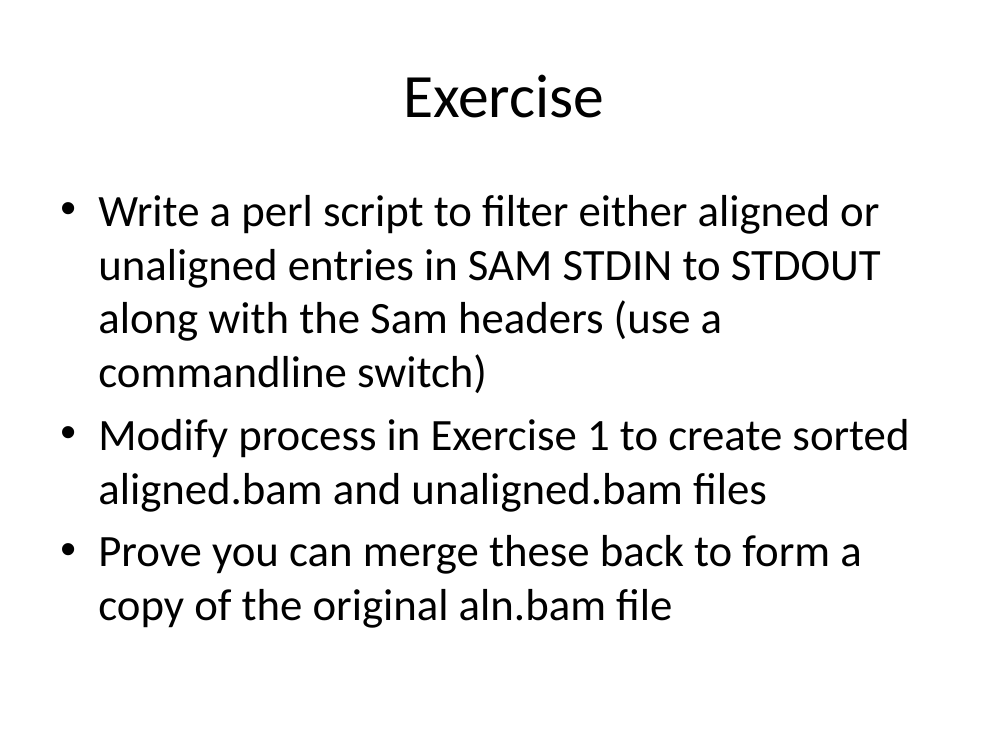
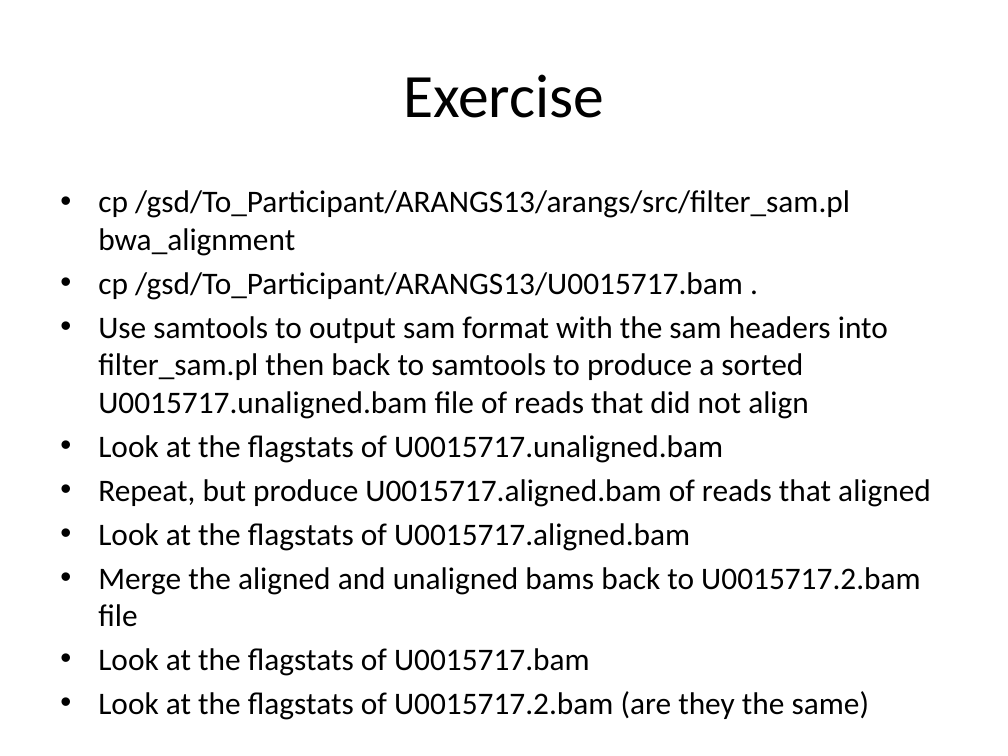
Before and after one commit to naturalis/arangs, a slide deck: slide 7 of doc/slides/day2/session1/SamFormatAndFiltering.pptx. Drawn at 1008x756 pixels with LibreOffice and Linux fonts; fonts in the diff are those of the drawing. Boxes give left, top, right and bottom in pixels: in the first picture for what was removed or moved away, otherwise in the second. Text is boxed around its words. In the diff, an @@ line names an element or a change of style, - is before the commit and + after.

Commit message:
simplified the exercise

```diff
--- a/doc/slides/day2/session1/SamFormatAndFiltering.pptx
+++ b/doc/slides/day2/session1/SamFormatAndFiltering.pptx
@@ text at [98, 190, 931, 720]: text changed; size 32 to 22.4 pt @@
-• Write a perl script to filter either aligned or unaligned entries in SAM STDIN to STDOUT along with the Sam headers (use a commandline switch)
-• Modify process in Exercise 1 to create sorted aligned.bam and unaligned.bam files
-• Prove you can merge these back to form a copy of the original aln.bam file
+• cp /gsd/To_Participant/ARANGS13/arangs/src/filter_sam.pl bwa_alignment
+• cp /gsd/To_Participant/ARANGS13/U0015717.bam .
+• Use samtools to output sam format with the sam headers into filter_sam.pl then back to samtools to produce a sorted U0015717.unaligned.bam file of reads that did not align
+• Look at the flagstats of U0015717.unaligned.bam
+• Repeat, but produce U0015717.aligned.bam of reads that aligned
+• Look at the flagstats of U0015717.aligned.bam
+• Merge the aligned and unaligned bams back to U0015717.2.bam file
+• Look at the flagstats of U0015717.bam
+• Look at the flagstats of U0015717.2.bam (are they the same)
```
Also in this commit, not shown: 1 slide removed.
